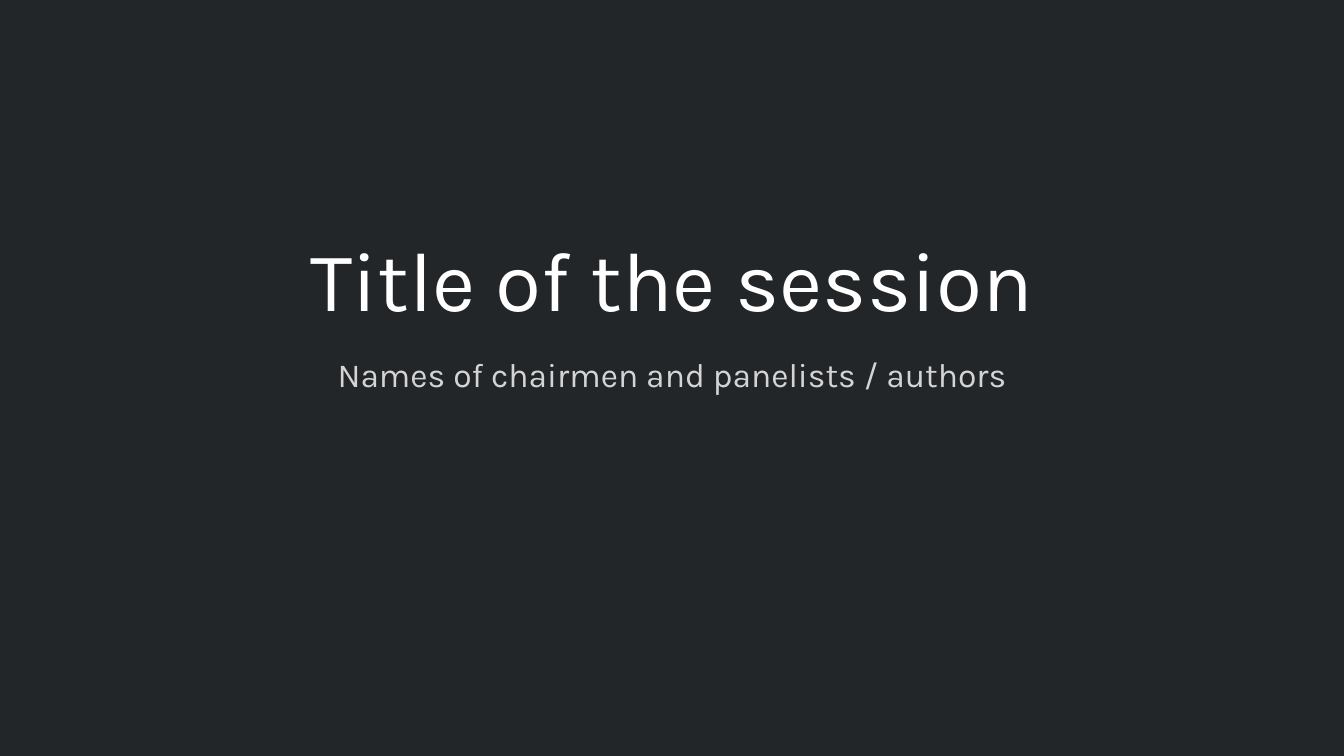
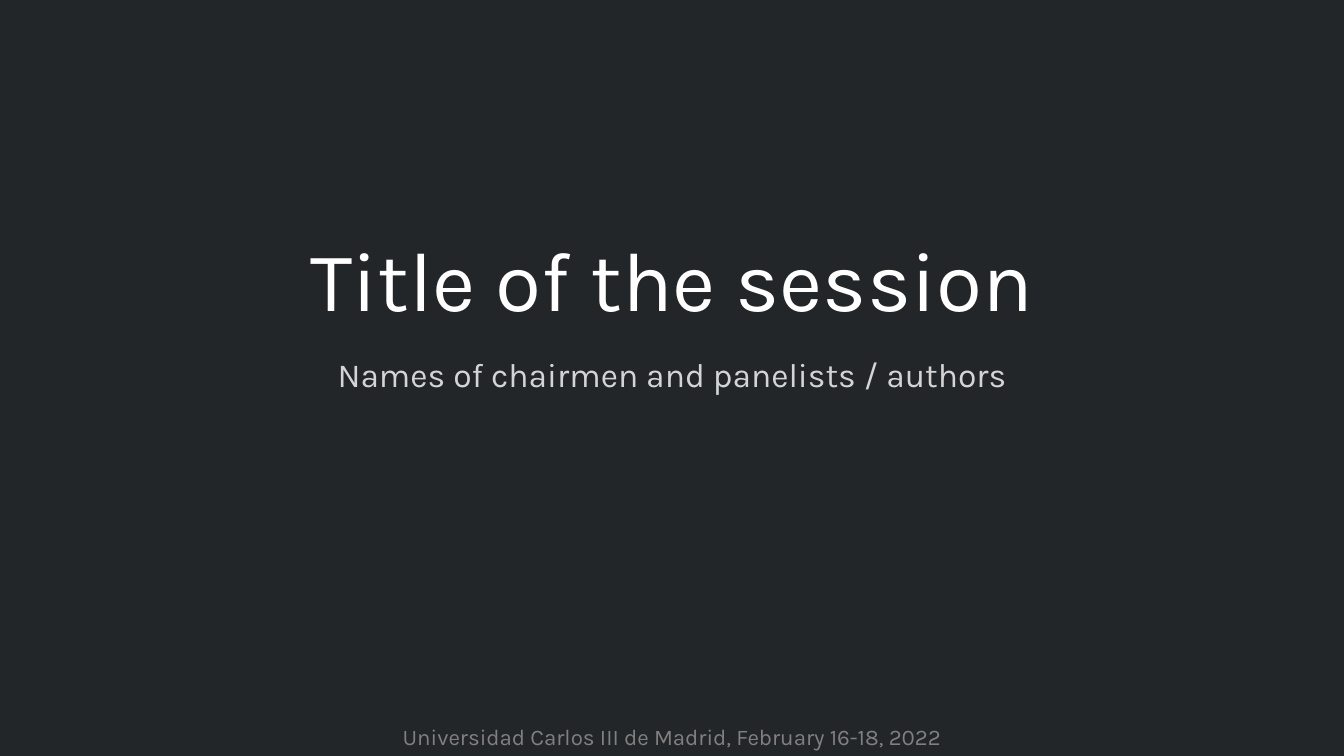
Before and after one commit to ep2lab/ExB_workshop_2022_website, a slide deck: slide 1 of assets/docs/template.pptx. Drawn at 1344x756 pixels with LibreOffice and Linux fonts; fonts in the diff are those of the drawing; background and template pictures are left out. Boxes give left, top, right and bottom in pixels: in the first picture for what was removed or moved away, otherwise in the second. Text is boxed around its words. In the diff, an @@ line names an element or a change of style, - is before the commit and + after.

```diff
--- a/assets/docs/template.pptx
+++ b/assets/docs/template.pptx
@@ text added at (403, 730, 941, 751), 16 pt, text #808080 @@
+Universidad Carlos III de Madrid, February 16-18, 2022
```
Also in this commit, not shown: 2 other files.
